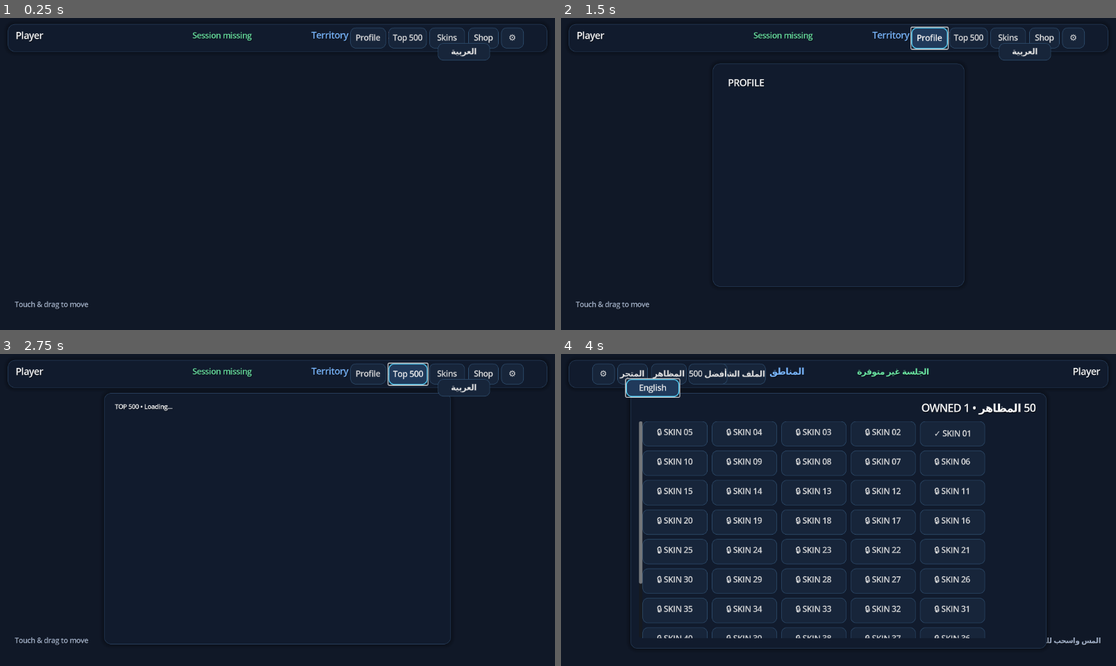
Above: before the commit, frames 1-4 (two rows, left to right).
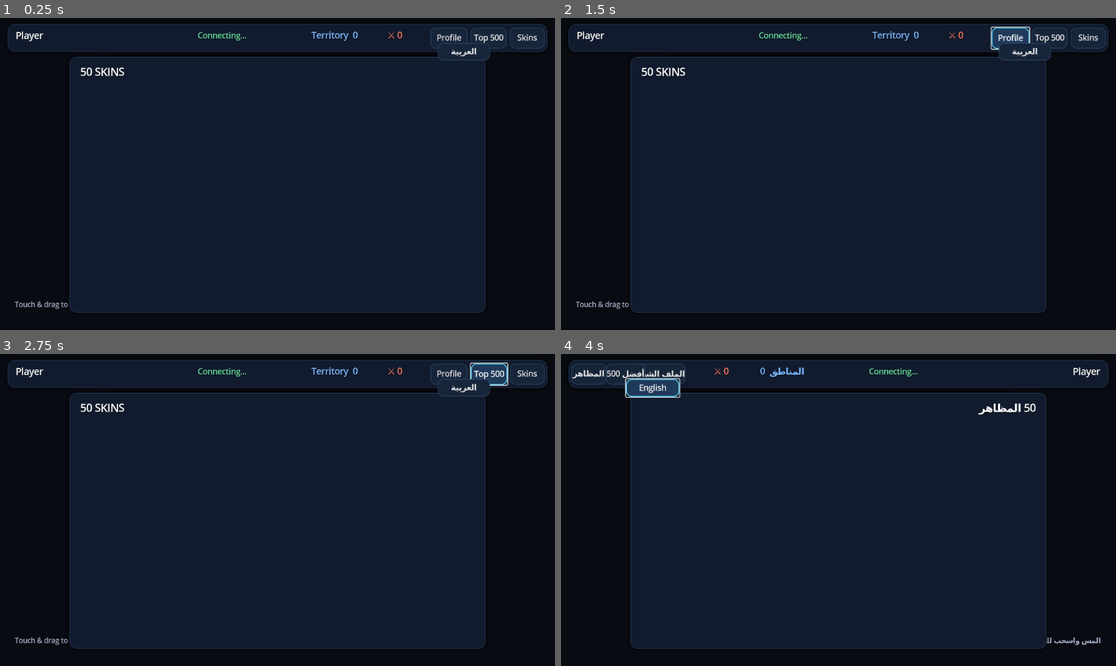
Above: after the commit, the same moments.

Repository: HyperSoft2026/ConquerX
Game: Godot game, scene res://game/scenes/game.tscn
The game is run twice, just before and just after one commit, with the same random seed, the same clock (stepped at 60 frames per second) and the same inputs. This scene is started directly instead of the project's main scene.
Inputs (mouse positions are in pixels of both pictures, inside the frame that each line leads up to):
- Up to frame 1 (0.25 s): no input
- Up to frame 2 (1.5 s): click (1043, 36) at 0.5 s, where only the run before the commit has a clickable "Shop"; click "Profile" at 1.25 s
- Up to frame 3 (2.75 s): click "Top 500" at 2 s
- Up to frame 4 (4 s): click "Skins" at 2.75 s; click "العربية" at 3.5 s

The runs differ from the first frame. In frame 1, 2.7% of the frame differs, in the area x 12-99%, y 3-95%; in frame 2, 3.6%; in frame 3, 3.2%; in frame 4, 7.3%, in the area x 1-86%, y 3-92%.
Error after the commit: Parse Error: Cannot infer the type of "view_size" variable because the value doesn't have a set type. (res://game/scripts/game.gd:142)

Commit message:
Fix camera tracking, reconnect logic, and move gameplay navigation into pause menu

Diff:
--- a/game/scripts/game.gd
+++ b/game/scripts/game.gd
@@ -42,6 +42,9 @@
 var music_playback: AudioStreamGeneratorPlayback
 var sfx_playback: AudioStreamGeneratorPlayback
 var music_phase := 0.0
+var camera_target := WORLD_SIZE * 0.5
+var reconnect_timer := 0.0
+var reconnect_delay := 1.0
 
 @onready var status_label: Label = $HUD/TopBar/Status
 @onready var player_label: Label = $HUD/TopBar/Player
@@ -56,14 +59,18 @@
 @onready var skins_panel: Panel = $HUD/SkinsPanel
 
 func _ready() -> void:
-    $HUD/TopBar/ProfileButton.pressed.connect(_on_profile_pressed)
-    $HUD/TopBar/LeaderboardButton.pressed.connect(_on_leaderboard_pressed)
-    $HUD/TopBar/SkinsButton.pressed.connect(_on_skins_pressed)
+    $HUD/TopBar/ProfileButton.visible = false
+    $HUD/TopBar/LeaderboardButton.visible = false
+    $HUD/TopBar/SkinsButton.visible = false
+    $HUD/JoystickHint.visible = false
+    $HUD/VirtualJoystick.vector_changed.connect(_on_joystick_vector_changed)
     session_token = str(get_meta("session_token", ""))
     account = get_meta("account", {})
     _setup_audio()
     _add_header_buttons()
-    $Camera2D.position = world_size * 0.5
+    camera_target = world_size * 0.5
+    $Camera2D.position_smoothing_enabled = false
+    $Camera2D.position = camera_target
     $Camera2D.limit_left = 0
     $Camera2D.limit_top = 0
     $Camera2D.limit_right = int(world_size.x)
@@ -80,24 +87,30 @@
     _connect_game()
 
 func _add_header_buttons() -> void:
-    $HUD/TopBar/ProfileButton.position = Vector2(790,8)
-    $HUD/TopBar/ProfileButton.size = Vector2(82,48)
-    $HUD/TopBar/LeaderboardButton.position = Vector2(878,8)
-    $HUD/TopBar/LeaderboardButton.size = Vector2(88,48)
-    $HUD/TopBar/SkinsButton.position = Vector2(972,8)
-    $HUD/TopBar/SkinsButton.size = Vector2(82,48)
-    var shop := Button.new()
-    shop.text = "Shop"
-    shop.position = Vector2(1062,8)
-    shop.size = Vector2(70,48)
-    shop.pressed.connect(_on_shop_pressed)
-    $HUD/TopBar.add_child(shop)
-    var settings := Button.new()
-    settings.text = "⚙"
-    settings.position = Vector2(1138,8)
-    settings.size = Vector2(52,48)
-    settings.pressed.connect(_on_settings_pressed)
-    $HUD/TopBar.add_child(settings)
+    $HUD/TopBar/Player.position = Vector2(18, 8)
+    $HUD/TopBar/Player.size = Vector2(205, 48)
+    $HUD/TopBar/Status.position = Vector2(225, 8)
+    $HUD/TopBar/Status.size = Vector2(340, 48)
+    $HUD/TopBar/Territory.position = Vector2(575, 8)
+    $HUD/TopBar/Territory.size = Vector2(175, 48)
+    $HUD/TopBar/Kills.position = Vector2(755, 8)
+    $HUD/TopBar/Kills.size = Vector2(95, 48)
+    var pause := Button.new()
+    pause.text = "Ⅱ"
+    pause.tooltip_text = "Menu"
+    pause.position = Vector2(1080, 6)
+    pause.size = Vector2(60, 50)
+    pause.focus_mode = Control.FOCUS_NONE
+    pause.pressed.connect(_show_pause_menu)
+    $HUD/TopBar.add_child(pause)
+    var board := Button.new()
+    board.text = "🏆"
+    board.tooltip_text = "Leaderboard"
+    board.position = Vector2(1148, 6)
+    board.size = Vector2(70, 50)
+    board.focus_mode = Control.FOCUS_NONE
+    board.pressed.connect(_on_leaderboard_pressed)
+    $HUD/TopBar.add_child(board)
 
 func _setup_audio() -> void:
     music_player = AudioStreamPlayer.new()
@@ -122,27 +135,44 @@
         for i in range(frames):
             var v := sin(music_phase) * 0.018
             music_phase += TAU * 110.0 / 22050.0
-            music_playback.push_frame(Vector2(v,v))
+            music_playback.push_frame(Vector2(v, v))
+
+    # Smoothly track the local player on every frame, clamped to world bounds.
+    var camera := $Camera2D
+    var view_size := get_viewport_rect().size / camera.zoom
+    var half := view_size * 0.5
+    var min_x := min(half.x, world_size.x * 0.5)
+    var max_x := max(min_x, world_size.x - half.x)
+    var min_y := min(half.y, world_size.y * 0.5)
+    var max_y := max(min_y, world_size.y - half.y)
+    camera_target.x = clamp(camera_target.x, min_x, max_x)
+    camera_target.y = clamp(camera_target.y, min_y, max_y)
+    camera.position = camera.position.lerp(camera_target, 1.0 - exp(-delta * 8.5))
+
     if socket_started:
         socket.poll()
         if socket.get_ready_state() == WebSocketPeer.STATE_OPEN:
             if not connected:
                 connected = true
-                status_label.text = "Matchmaking connected"
+                reconnect_delay = 1.0
+                status_label.text = I18n.text_for("match_connected")
             input_timer += delta
             if input_timer >= INPUT_INTERVAL:
                 input_timer = 0.0
                 _send_input()
             while socket.get_available_packet_count() > 0:
                 _handle_message(socket.get_packet().get_string_from_utf8())
-        elif socket.get_ready_state() == WebSocketPeer.STATE_CLOSED and connected:
+        elif socket.get_ready_state() == WebSocketPeer.STATE_CLOSED:
+            socket_started = false
             connected = false
-            socket_started = false
-            status_label.text = "Disconnected • reconnecting..."
-            await get_tree().create_timer(2.0).timeout
-            if is_inside_tree():
-                socket = WebSocketPeer.new()
-                _connect_game()
+            reconnect_timer = reconnect_delay
+            reconnect_delay = min(reconnect_delay * 2.0, 16.0)
+            status_label.text = I18n.text_for("reconnecting")
+    elif not session_token.is_empty():
+        reconnect_timer -= delta
+        if reconnect_timer <= 0.0:
+            socket = WebSocketPeer.new()
+            _connect_game()
     queue_redraw()
 
 func _connect_game() -> void:
@@ -211,19 +241,19 @@
     territory = data.get("territory",[])
     _apply_players(data.get("players",[]),true)
 
-func _apply_players(items:Array, move_camera:bool) -> void:
+func _apply_players(items:Array, _move_camera:bool) -> void:
     var next:Dictionary = {}
     for item in items:
         if typeof(item) == TYPE_DICTIONARY:
-            var id := int(item.get("id",0))
+            var id := int(item.get("id", 0))
             if id > 0:
                 next[id] = item
     players = next
     if players.has(self_id):
         var me:Dictionary = players[self_id]
-        dead = bool(me.get("dead",false))
-        if move_camera and not dead:
-            $Camera2D.position = Vector2(float(me.get("x",world_size.x/2)),float(me.get("y",world_size.y/2)))
+        dead = bool(me.get("dead", false))
+        if not dead:
+            camera_target = Vector2(float(me.get("x", world_size.x * 0.5)), float(me.get("y", world_size.y * 0.5)))
 
 func _update_ui() -> void:
     if players.has(self_id):
@@ -234,42 +264,8 @@
         var seconds: int = maxi(0, int(match_remaining_ms / 1000))
         status_label.text = "LIVE • %02d:%02d" % [int(seconds/60),seconds%60]
 
-func _unhandled_input(event:InputEvent) -> void:
-    if event is InputEventScreenTouch:
-        if event.pressed and event.position.x < get_viewport_rect().size.x*0.55 and joystick_touch_id == -1 and not _ui_open():
-            joystick_touch_id = event.index
-            joystick_active = true
-            joystick_center = event.position
-            joystick_knob = event.position
-            _update_joystick(event.position)
-        elif not event.pressed and event.index == joystick_touch_id:
-            _release_joystick()
-    elif event is InputEventScreenDrag and event.index == joystick_touch_id:
-        _update_joystick(event.position)
-    elif event is InputEventMouseButton and event.button_index == MOUSE_BUTTON_LEFT:
-        if event.pressed and event.position.x < get_viewport_rect().size.x*0.55 and not _ui_open():
-            joystick_touch_id = -2
-            joystick_active = true
-            joystick_center = event.position
-            joystick_knob = event.position
-            _update_joystick(event.position)
-        elif not event.pressed and joystick_touch_id == -2:
-            _release_joystick()
-    elif event is InputEventMouseMotion and joystick_touch_id == -2 and joystick_active:
-        _update_joystick(event.position)
-
-func _update_joystick(pos:Vector2) -> void:
-    var offset := pos - joystick_center
-    if offset.length() > joystick_radius:
-        offset = offset.normalized() * joystick_radius
-    joystick_knob = joystick_center + offset
-    input_vector = offset / joystick_radius
-
-func _release_joystick() -> void:
-    joystick_touch_id = -1
-    joystick_active = false
-    joystick_knob = joystick_center
-    input_vector = Vector2.ZERO
+func _on_joystick_vector_changed(value:Vector2) -> void:
+    input_vector = Vector2.ZERO if _ui_open() else value
 
 func _ui_open() -> bool:
     return profile_open or leaderboard_open or skins_open or shop_open or settings_open or dynamic_panel != null or dead
@@ -293,13 +289,14 @@
         var pos := Vector2(float(p.get("x",0)),float(p.get("y",0)))
         var mine := int(id) == self_id
         var pulse := sin(Time.get_ticks_msec()*0.006)*2.0 if mine else 0.0
-        draw_circle(pos,(24.0+pulse) if mine else 18.0,_player_color(int(id),1.0))
-        draw_circle(pos,8.0,Color(0.95,0.98,1,1))
-        draw_string(ThemeDB.fallback_font,pos+Vector2(-55,-32),str(p.get("username","Player")),HORIZONTAL_ALIGNMENT_CENTER,110,16,Color(0.9,0.94,1,1))
-    if joystick_active and not _ui_open():
-        draw_circle(joystick_center,joystick_radius,Color(0.05,0.08,0.14,0.82))
-        draw_circle(joystick_center,joystick_radius,Color(0.35,0.65,1,0.35),false,4.0)
-        draw_circle(joystick_knob,34.0,Color(0.35,0.65,1,0.9))
+        draw_circle(pos, 29.0 if mine else 22.0, _player_color(int(id), 0.18))
+        draw_circle(pos, (23.0+pulse) if mine else 18.0, _player_color(int(id),1.0))
+        draw_circle(pos + Vector2(-6,-2), 5.0, Color(0.95,0.98,1,1))
+        draw_circle(pos + Vector2(6,-2), 5.0, Color(0.95,0.98,1,1))
+        draw_circle(pos + Vector2(-6,-2), 2.5, Color(0.05,0.12,0.3,1))
+        draw_circle(pos + Vector2(6,-2), 2.5, Color(0.05,0.12,0.3,1))
+        draw_string(ThemeDB.fallback_font,pos+Vector2(-70,-35),str(p.get("username","Player")),HORIZONTAL_ALIGNMENT_CENTER,140,16,Color(0.9,0.94,1,1))
+
 
 func _player_color(id:int,alpha:float)->Color:
     var skin_id := 1
@@ -313,6 +310,17 @@
     if dynamic_panel != null:
         dynamic_panel.queue_free()
         dynamic_panel=null
+
+func _show_pause_menu() -> void:
+    _close_existing()
+    var panel := _new_panel("MENU", Vector2(340, 110), Vector2(600, 500))
+    var w := 250.0
+    _button(panel, I18n.text_for("profile"), Vector2(28, 82), Vector2(w, 62), Callable(self, "_on_profile_pressed"))
+    _button(panel, I18n.text_for("shop"), Vector2(320, 82), Vector2(w, 62), Callable(self, "_on_shop_pressed"))
+    _button(panel, I18n.text_for("skins"), Vector2(28, 160), Vector2(w, 62), Callable(self, "_on_skins_pressed"))
+    _button(panel, I18n.text_for("leaderboard"), Vector2(320, 160), Vector2(w, 62), Callable(self, "_on_leaderboard_pressed"))
+    _button(panel, I18n.text_for("settings"), Vector2(28, 238), Vector2(w, 62), Callable(self, "_on_settings_pressed"))
+    _button(panel, I18n.text_for("close"), Vector2(320, 238), Vector2(w, 62), Callable(self, "_close_existing"))
 
 func _on_profile_pressed() -> void:
     _close_existing();profile_open=true;profile_panel.visible=true;_load_profile()
